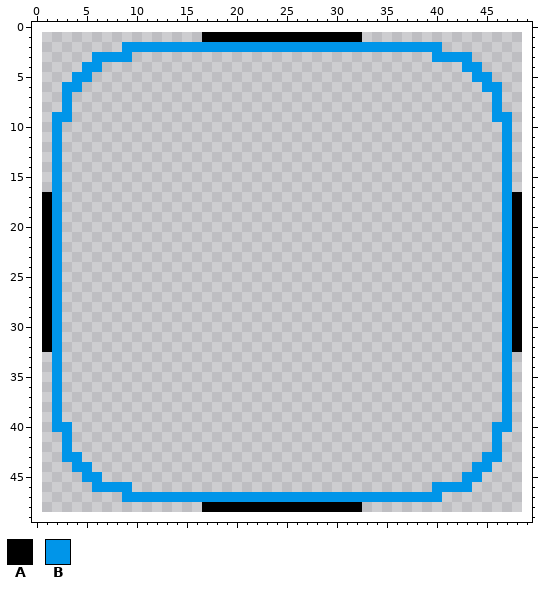
File history of a pixel-art file, core/assets-src/ui/focus-1.9.still.ase. Above is the file before it was changed.
48x48 pixels, 1 frame. The old version is drawn lined up with the new one, on the new canvas.
Palette (. is transparent): A #000000  B #0095e9
Pixels before (only the part around the change), first column x 0:
 0 ..................................................
 1 .................AAAAAAAAAAAAAAAA.................
 2 .........BBBBBBBBBBBBBBBBBBBBBBBBBBBBBBBB.........
 3 ......BBBB..............................BBBB......
 4 .....BB....................................BB.....
 5 ....BB......................................BB....
 6 ...BB........................................BB...
 7 ...B..........................................B...
 8 ...B..........................................B...
 9 ..BB..........................................BB..
10 ..B............................................B..
11 ..B............................................B..
12 ..B............................................B..
13 ..B............................................B..
14 ..B............................................B..
15 ..B............................................B..
16 ..B............................................B..
17 .AB............................................BA.
18 .AB............................................BA.
19 .AB............................................BA.
20 .AB............................................BA.
21 .AB............................................BA.
22 .AB............................................BA.
23 .AB............................................BA.
24 .AB............................................BA.
25 .AB............................................BA.
26 .AB............................................BA.
27 .AB............................................BA.
28 .AB............................................BA.
29 .AB............................................BA.
30 .AB............................................BA.
31 .AB............................................BA.
32 .AB............................................BA.
33 ..B............................................B..
34 ..B............................................B..
35 ..B............................................B..
36 ..B............................................B..
37 ..B............................................B..
38 ..B............................................B..
39 ..B............................................B..
40 ..BB..........................................BB..
41 ...B..........................................B...
42 ...B..........................................B...
43 ...BB........................................BB...
44 ....BB......................................BB....
45 .....BB....................................BB.....
46 ......BBBB..............................BBBB......
47 .........BBBBBBBBBBBBBBBBBBBBBBBBBBBBBBBB.........
48 .................AAAAAAAAAAAAAAAA.................
49 ..................................................
New version:
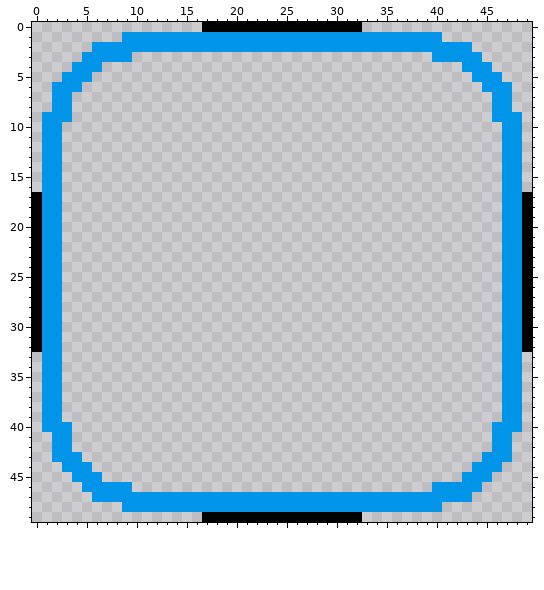
Commit message: Make focus rects thicker
Edits made:
canvas 48x48 -> 50x50, the old top-left corner now at 1,1
Colour A now appears in row 0 at x 17 to 32; in rows 17 to 32 at x 0 and 49; in row 49 at x 17 to 32.
Colour B now appears in row 1 at x 9 to 16 and 33 to 40; in row 2 at x 6 to 8 and 41 to 43; in row 3 at x 5 and 44; in row 4 at x 4 and 45; in row 5 at x 3 and 46; in rows 6 to 8 at x 2 and 47.
Colour B now appears in rows 9 to 16 at x 1 and 48; in rows 33 to 40 at x 1 and 48; in rows 41 to 43 at x 2 and 47; in row 44 at x 3 and 46; in row 45 at x 4 and 45; in row 46 at x 5 and 44.
Colour B now appears in row 47 at x 6 to 8 and 41 to 43; in row 48 at x 9 to 16 and 33 to 40.
The author changed colour A to colour B in row 1 at x 17 to 32; in rows 17 to 32 at x 1 and 48; in row 48 at x 17 to 32.
Pixel boxes of the changes (left, top, right, bottom) in both pictures:
changed: (32, 22, 532, 522)
